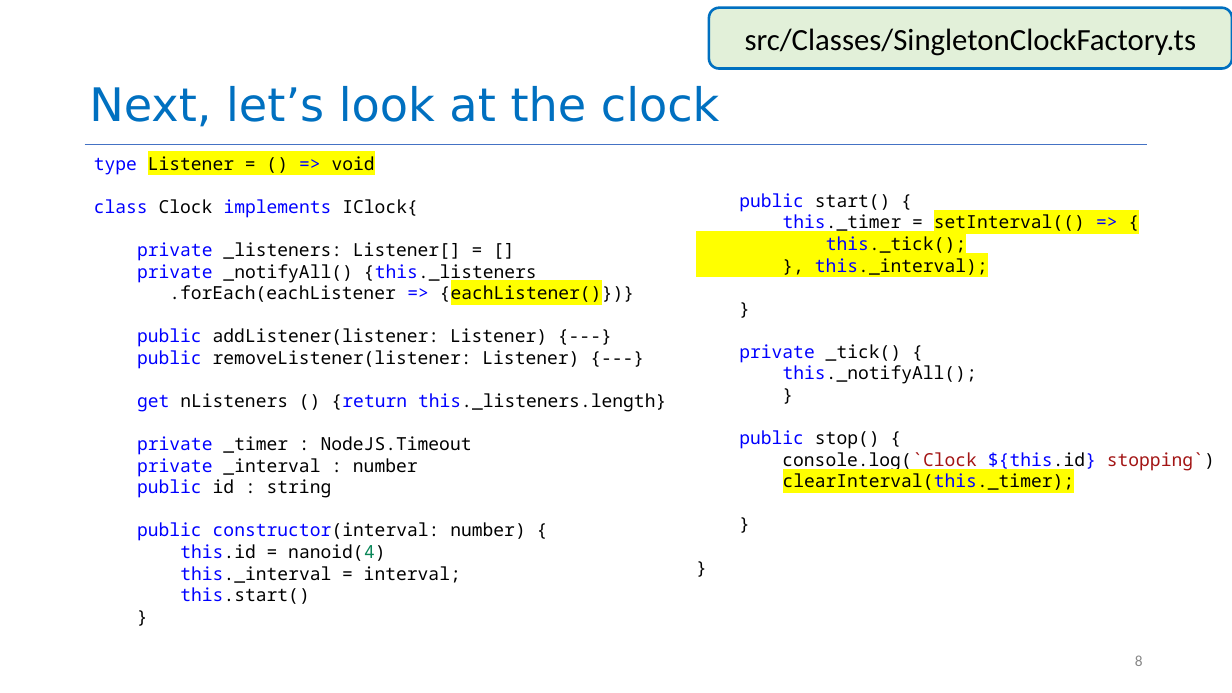
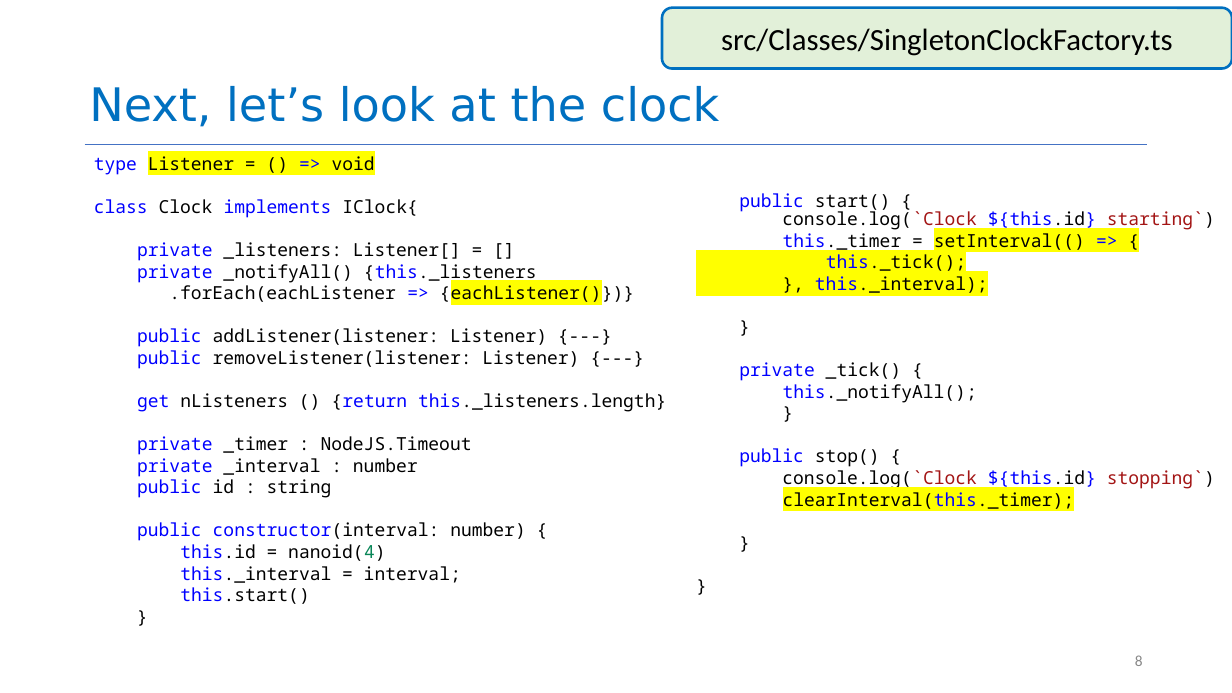
Before and after one commit to neu-se/CS4530-Spring-2025, a slide deck: slide 8 of Slides/Module 09 React Hooks.pptx. Drawn at 1232x693 pixels with LibreOffice and Linux fonts; fonts in the diff are those of the drawing. Boxes give left, top, right and bottom in pixels: in the first picture for what was removed or moved away, otherwise in the second. Text is boxed around its words. In the diff, an @@ line names an element or a change of style, - is before the commit and + after.

```diff
--- a/Slides/Module 09 React Hooks.pptx
+++ b/Slides/Module 09 React Hooks.pptx
@@ rounded rectangle "src/Classes/SingletonClockFactory.ts": place and size @@
-rounded rectangle "src/Classes/SingletonClockFactory.ts" at [709, 7, 1232, 68]
+rounded rectangle "src/Classes/SingletonClockFactory.ts" at [662, 7, 1232, 68]
@@ text at [782, 208, 1215, 230]: paragraph added @@
+console.log(`Clock ${this.id} starting`)
```
Also in this commit, not shown: 8 other slides changed, 2 other files.
